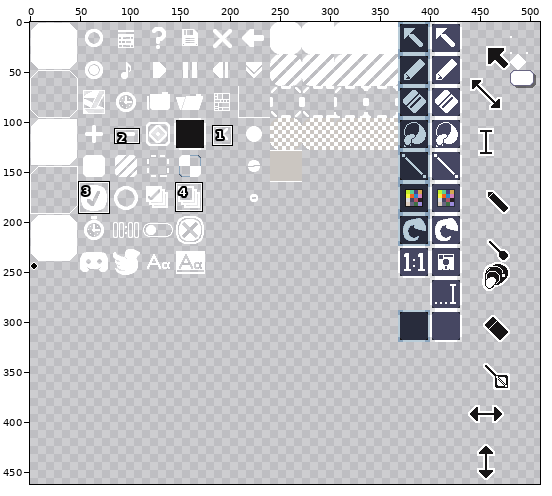
One commit to this pixel-art file: assets/gui.aseprite. The picture above shows the old version from afar; the outline marks the close-up.
Close-up. As it was:
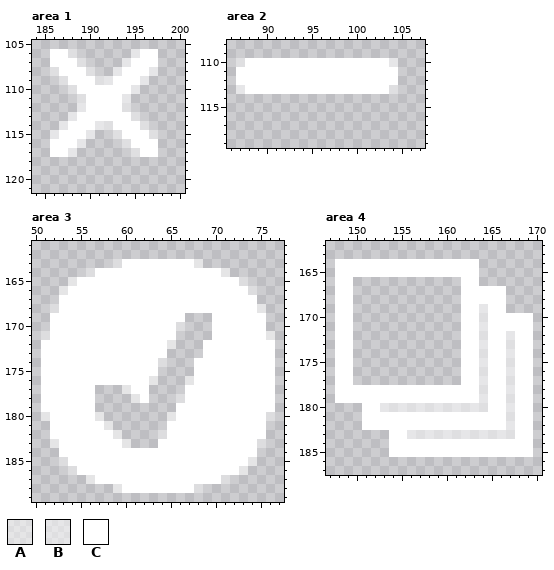
512x512 pixels, 1 frame. Colours within 5 levels of each other are drawn and written as one. Shown: area 1: x 184..200, y 105..121; area 2: x 86..107, y 108..119; area 3: x 50..77, y 161..189; area 4: x 147..170, y 162..187. The wide view leaves out empty margins. The commit also changed other parts of the picture, which this record leaves out.
Palette (. is transparent): A #ffffff78  B #ffffff80  C #ffffff
Pixels before, area 1, first column x 186:
106 CCB......BCC
107 CCCB....BCCC
108 BCCCB..BCCCB
109 .BCCCBBCCCB.
110 ..BCCCCCCB..
111 ...BCCCCB...
112 ...BCCCCB...
113 ..BCCCCCCB..
114 .BCCCBBCCCB.
115 BCCCB..BCCCB
116 CCCB....BCCC
117 CCB......BCC
Pixels before, area 2, first column x 87:
110 BCCCCCCCCCCCCCCCCB
111 CCCCCCCCCCCCCCCCCC
112 CCCCCCCCCCCCCCCCCC
113 BCCCCCCCCCCCCCCCCB
Pixels before, area 3, first column x 51:
163 ........ACCCCCCCCA........
164 .....ACCCCCCCCCCCCCCA.....
165 ...ACCCCCCCCCCCCCCCCCCA...
166 ..ACCCCCCCCCCCCCCCCCCCCA..
167 ..CCCCCCCCCCCCCCCCCCCCCC..
168 .ACCCCCCCCCCCCCCCCCCCCCCA.
169 .CCCCCCCCCCCCCCC...CCCCCC.
170 .CCCCCCCCCCCCCCA...CCCCCC.
171 ACCCCCCCCCCCCCC....CCCCCCA
172 CCCCCCCCCCCCCCA...CCCCCCCC
173 CCCCCCCCCCCCCC....CCCCCCCC
174 CCCCCCCCCCCCCA...CCCCCCCCC
175 CCCCCCCCCCCCC....CCCCCCCCC
176 CCCCCCCCCCCCA...ACCCCCCCCC
177 CCCCCC...ACC....CCCCCCCCCC
178 CCCCCC....AC...ACCCCCCCCCC
179 CCCCCC.........CCCCCCCCCCC
180 ACCCCCA.......ACCCCCCCCCCA
181 .CCCCCCA......CCCCCCCCCCC.
182 .CCCCCCCA....ACCCCCCCCCCC.
183 .ACCCCCCCA...CCCCCCCCCCCA.
184 ..CCCCCCCCCCCCCCCCCCCCCC..
185 ..ACCCCCCCCCCCCCCCCCCCCA..
186 ...ACCCCCCCCCCCCCCCCCCA...
187 .....ACCCCCCCCCCCCCCA.....
188 ........ACCCCCCCCA........
Pixels before, area 4, first column x 148:
164 CCCCCCCCCCCCCCCC......
165 CCCCCCCCCCCCCCCC......
166 CC............CC......
167 CC............CCCCC...
168 CC............CCCCC...
169 CC............CCBCC...
170 CC............CCBCCCCC
171 CC............CCBCCCCC
172 CC............CCBCCBCC
173 CC............CCBCCBCC
174 CC............CCBCCBCC
175 CC............CCBCCBCC
176 CC............CCBCCBCC
177 CC............CCBCCBCC
178 CCCCCCCCCCCCCCCCBCCBCC
179 CCCCCCCCCCCCCCCCBCCBCC
180 ...CCBBBBBBBBBBBBCCBCC
181 ...CCCCCCCCCCCCCCCCBCC
182 ...CCCCCCCCCCCCCCCCBCC
183 ......CCBBBBBBBBBBBBCC
184 ......CCCCCCCCCCCCCCCC
185 ......CCCCCCCCCCCCCCCC
Once edited:
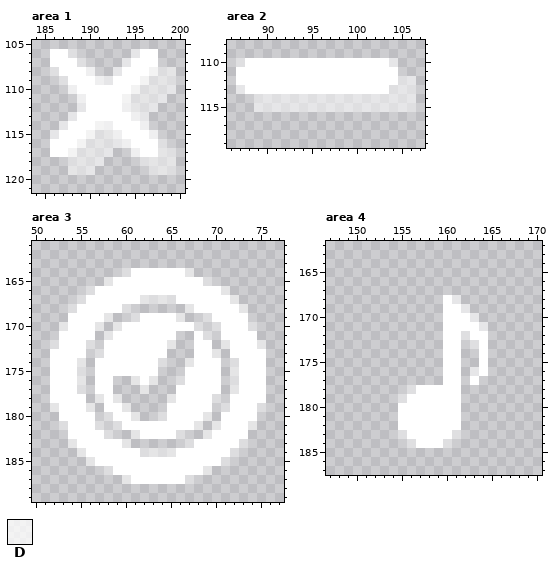
Colours new in this view: D #ffffffc0
Changes in this commit:
layer "Layer 2" added
Area 1, layer "Layer 2":
y 108: x 190 B -> D; x 197..199 B.. -> DAA
y 109: x 191 B -> D; x 196..199 B... -> DAAA
y 110: x 188 B -> D; x 195..199 B.... -> DAAAB
y 111: x 189 B -> D; x 194..198 B.... -> DAAAB
y 112: x 194..197 B... -> DAAB
y 113: x 195..196 B. -> DB
y 114: x 191..192 BB -> DD; x 196 B -> D
y 115: x 190..193 B..B -> DAAD; x 197 B -> D
y 116: x 189..194 B....B -> DAAABD; x 198 . -> B
y 117: x 188..192 B.... -> DAAAB; x 195 B -> D; x 198..199 .. -> AB
y 118: x 188..191 .... -> AAAB; x 196..199 .... -> BAAA
y 119: x 188..190 ... -> AAB; x 197..199 ... -> BAA
Area 2, layer "Layer 1":
y 112..113: x 105..106 .. -> BB
y 114..115: x 89..106 .................. -> BBBBBBBBBBBBBBBBBB
Area 3, layer "Layer 1":
y 163: x 59..68 ACCCCCCCCA -> ..........
y 164: x 56..60 ACCCC -> ....A; x 67..71 CCCCA -> A....
y 165: x 54..58 ACCCC -> ....A; x 69..73 CCCCA -> A....
y 166: x 53..56 ACCC -> ...A; x 71..74 CCCA -> A...
y 167: x 53..55 CCC -> ..A; x 62..65 CCCC -> AAAA; x 72..74 CCC -> A..
y 168: x 52..54 ACC -> ..A; x 60..67 CCCCCCCC -> A......A; x 73..75 CCA -> A..
y 169: x 52..53 CC -> ..; x 58..61 CCCC -> A..A; x 66 C -> A; x 69 . -> A; x 74..75 CC -> ..
y 170: x 52..53 CC -> .A; x 57..59 CCC -> A.A; x 66..68 A.. -> CCA; x 70 C -> A; x 74..75 CC -> A.
y 171: x 51..52 AC -> ..; x 57..58 CC -> .A; x 68..70 ..C -> CA.; x 75..76 CA -> ..
y 172: x 51..52 CC -> .A; x 56..57 CC -> A.; x 68 . -> C; x 70..71 CC -> .A; x 75..76 CC -> A.
y 173: x 51 C -> .; x 56..57 CC -> .A; x 68 . -> C; x 70..71 CC -> A.; x 76 C -> .
y 174: x 51 C -> .; x 55..56 CC -> A.; x 67 . -> A; x 71..72 CC -> .A; x 76 C -> .
y 175: x 51 C -> .; x 55..56 CC -> A.; x 67 . -> C; x 71..72 CC -> .A; x 76 C -> .
y 176: x 51 C -> .; x 55..56 CC -> A.; x 59..61 CCC -> ..A; x 66..67 .A -> AC; x 71..72 CC -> .A; x 76 C -> .
y 177: x 51 C -> .; x 55..58 CC.. -> A.CC; x 60..62 ACC -> ..A; x 66 . -> C; x 71..72 CC -> .A; x 76 C -> .
y 178: x 51 C -> .; x 56..59 C... -> .ACA; x 61..62 AC -> ..; x 65..66 .A -> AC; x 70..71 CC -> A.; x 76 C -> .
y 179: x 51..52 CC -> .A; x 56 C -> A; x 58..60 ... -> CCA; x 65 . -> C; x 70..71 CC -> .A; x 75..76 CC -> A.
y 180: x 51..52 AC -> ..; x 57..61 A.... -> .ACCA; x 64..65 .A -> AC; x 69..70 CC -> A.; x 75..76 CA -> ..
y 181: x 52..53 CC -> .A; x 57..64 CA...... -> A.ACCCCC; x 68..70 CCC -> A.A; x 74..75 CC -> A.
y 182: x 52..53 CC -> ..; x 58..59 CA -> A.; x 61..64 ...A -> ACCC; x 66..69 CCCC -> A..A; x 74..75 CC -> ..
y 183: x 52..54 ACC -> ..A; x 64..67 CCCC -> ...A; x 73..75 CCA -> A..
y 184: x 53..55 CCC -> ..A; x 62..65 CCCC -> AAAA; x 72..74 CCC -> A..
y 185: x 53..56 ACCC -> ...A; x 71..74 CCCA -> A...
y 186: x 54..58 ACCCC -> ....A; x 69..73 CCCCA -> A....
y 187: x 56..60 ACCCC -> ....A; x 67..71 CCCCA -> A....
y 188: x 59..68 ACCCCCCCCA -> ..........
Area 4, layer "Layer 1":
y 164..165: x 148..163 CCCCCCCCCCCCCCCC -> ................
y 166: x 148..149 CC -> ..; x 162..163 CC -> ..
y 167: x 148..149 CC -> ..; x 162..166 CCCCC -> .....
y 168: x 148..149 CC -> ..; x 160..166 ..CCCCC -> CB.....
y 169: x 148..149 CC -> ..; x 160..166 ..CCBCC -> CCB....
y 170: x 148..149 CC -> ..; x 160..161 .. -> CC; x 163..169 CBCCCCC -> B......
y 171: x 148..149 CC -> ..; x 160..161 .. -> CC; x 165..169 CCCCC -> .....
y 172: x 148..149 CC -> ..; x 160..162 ..C -> CCB; x 164..169 BCCBCC -> C.....
y 173: x 148..149 CC -> ..; x 160..169 ..CCBCCBCC -> CC.BC.....
y 174..175: x 148..149 CC -> ..; x 160..169 ..CCBCCBCC -> CC..C.....
y 176: x 148..149 CC -> ..; x 160..169 ..CCBCCBCC -> CC.BC.....
y 177: x 148..149 CC -> ..; x 160..162 ..C -> CC.; x 164..169 BCCBCC -> ......
y 178: x 148..156 CCCCCCCCC -> ........B; x 162..169 CCBCCBCC -> ........
y 179: x 148..155 CCCCCCCC -> .......B; x 162..169 CCBCCBCC -> ........
y 180: x 151..169 CCBBBBBBBBBBBBCCBCC -> ....CCCCCCC........
y 181..182: x 151..154 CCCC -> ....; x 162..169 CCCCCBCC -> ........
y 183: x 154..160 CCBBBBB -> .BCCCCC; x 162..169 BBBBBBCC -> ........
y 184: x 154..156 CCC -> ..B; x 160..169 CCCCCCCCCC -> B.........
y 185: x 154..169 CCCCCCCCCCCCCCCC -> ................
Changed places in both close-ups, as pixel boxes (x1, y1, x2, y2):
changed: (68, 67, 176, 175)
added: (254, 76, 416, 112)
changed: (41, 259, 275, 493)
changed: (335, 259, 533, 457)
